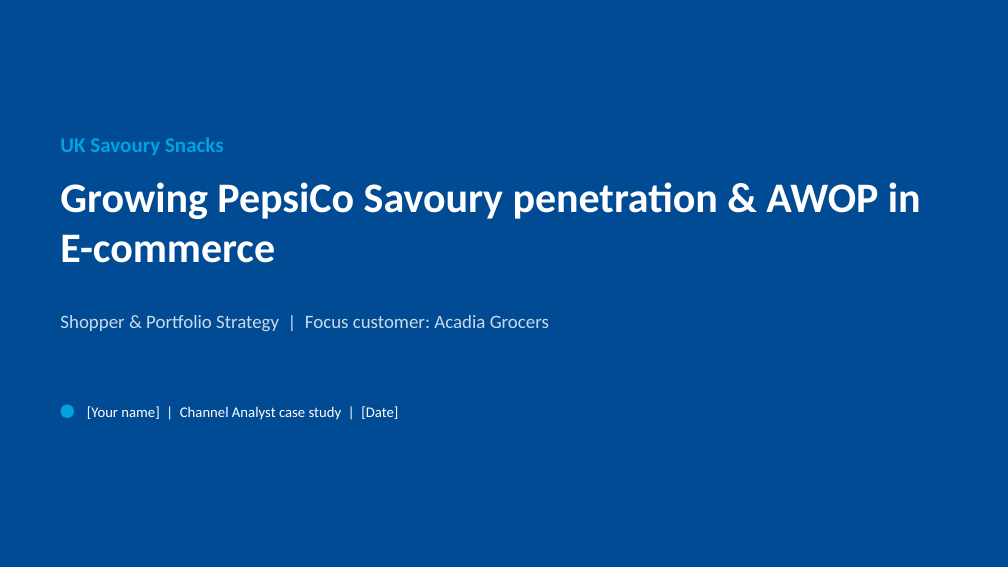
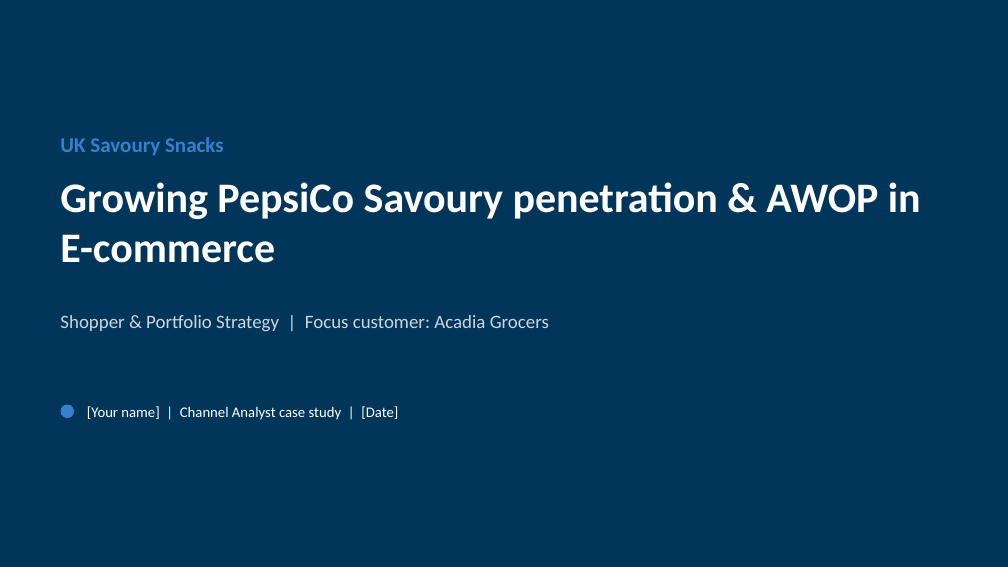
Before and after one commit to harshjunekumar/test-sample, a slide deck: slide 1 of case_study/PepsiCo_Savoury_Case_Study_Deck.pptx. Drawn at 1008x567 pixels with LibreOffice and Linux fonts; fonts in the diff are those of the drawing. Boxes give left, top, right and bottom in pixels: in the first picture for what was removed or moved away, otherwise in the second. Text is boxed around its words. In the diff, an @@ line names an element or a change of style, - is before the commit and + after.

```diff
--- a/case_study/PepsiCo_Savoury_Case_Study_Deck.pptx
+++ b/case_study/PepsiCo_Savoury_Case_Study_Deck.pptx
@@ background #004B93 to #02355A @@
@@ text "UK Savoury Snacks" at bbox=[60, 137, 224, 155]: text colour #00A3E0 to #3680CE @@
@@ ellipse at bbox=[60, 405, 74, 418]: fill #00A3E0 to #3680CE @@
```
Also in this commit, not shown: 10 other slides changed.
